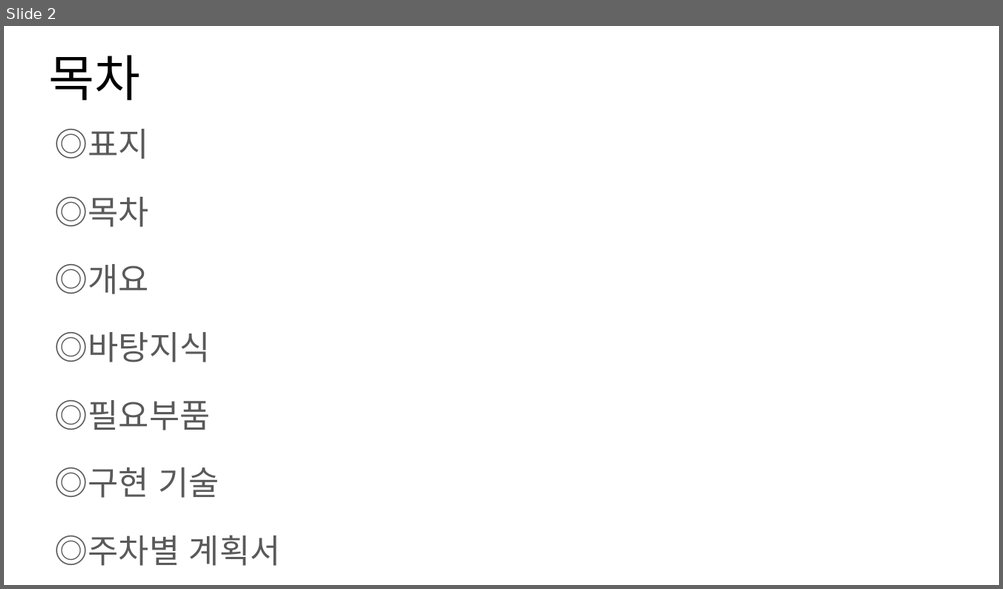
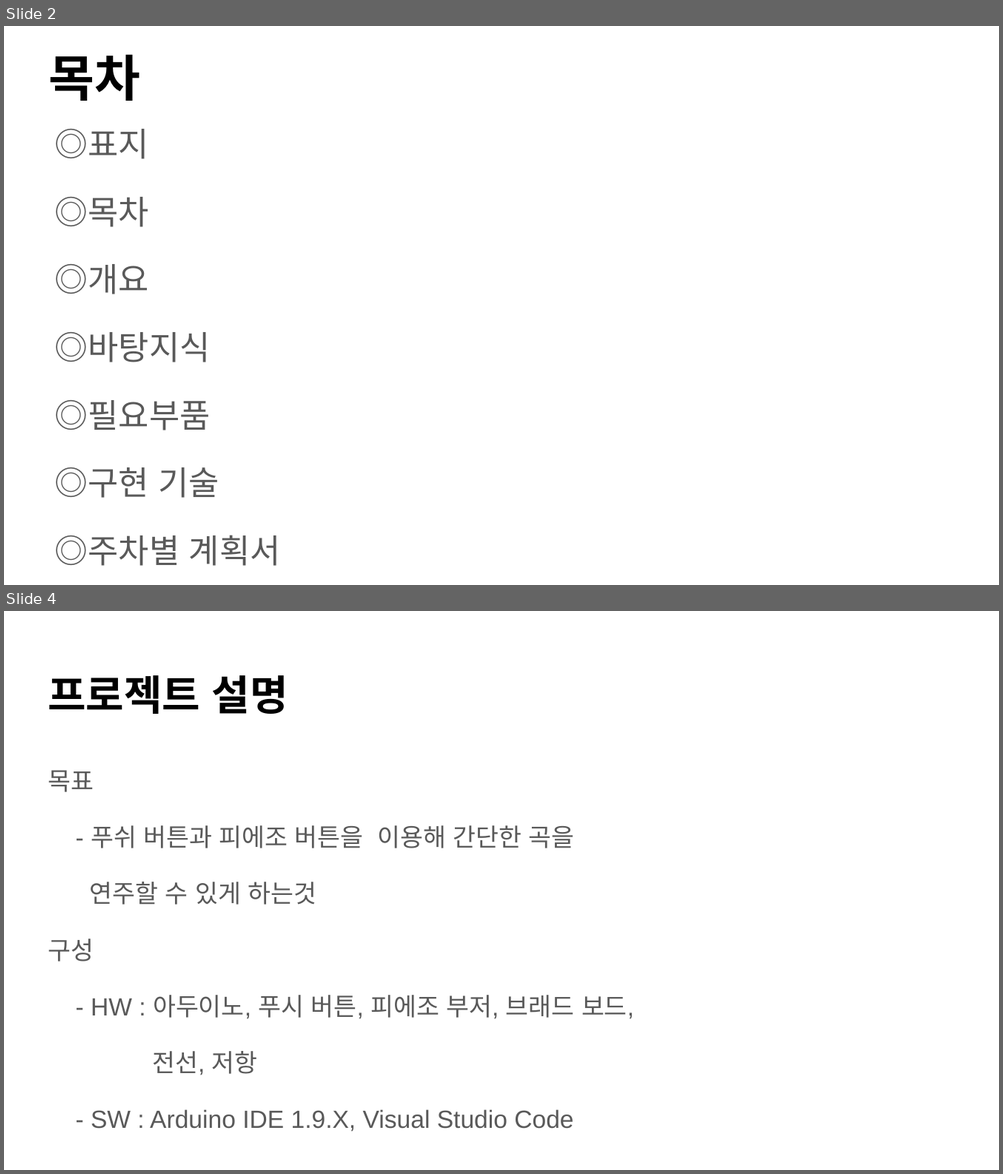
Before and after one commit to superpeter1231004/TEdI_ArduinoPiano, a slide deck: report/2017_Iot_A_LSY_01_프로젝트계획서_V01.pptx. Shown one above the other, each under a label of ours: slide 2 before the commit, slides 2 and 4 after it; the slides between them are not shown. The pictures are 1003x589 and 1003x1174 pixels, drawn with LibreOffice and Linux fonts; fonts in the diff are those of the drawing. Boxes give left, top, right and bottom in pixels: in the first picture for what was removed or moved away, otherwise in the second. Text is boxed around its words. In the diff, an @@ line names an element or a change of style, - is before the commit and + after.

```diff
--- a/report/2017_Iot_A_LSY_01_프로젝트계획서_V01.pptx
+++ b/report/2017_Iot_A_LSY_01_프로젝트계획서_V01.pptx
@@ slide 4 added at (x1=4, y1=611, x2=999, y2=1170), background #FFFFFF @@
@@ title added at (x1=48, y1=675, x2=288, y2=714), 30 pt, text #000000, bold @@
+프로젝트 설명
@@ text added at (x1=48, y1=770, x2=634, y2=1132), 18 pt, text #595959 @@
+목표
+- 푸쉬 버튼과 피에조 버튼을 이용해 간단한 곡을
+연주할 수 있게 하는것
+구성
+- HW : 아두이노, 푸시 버튼, 피에조 부저, 브래드 보드,
+전선, 저항
+- SW : Arduino IDE 1.9.X, Visual Studio Code
@@ slide 2 changed as well @@
@@ title "목차" at (x1=49, y1=54, x2=141, y2=101): bold on @@
```
Also in this commit, not shown: 1 other slide changed, 4 other slides added.
